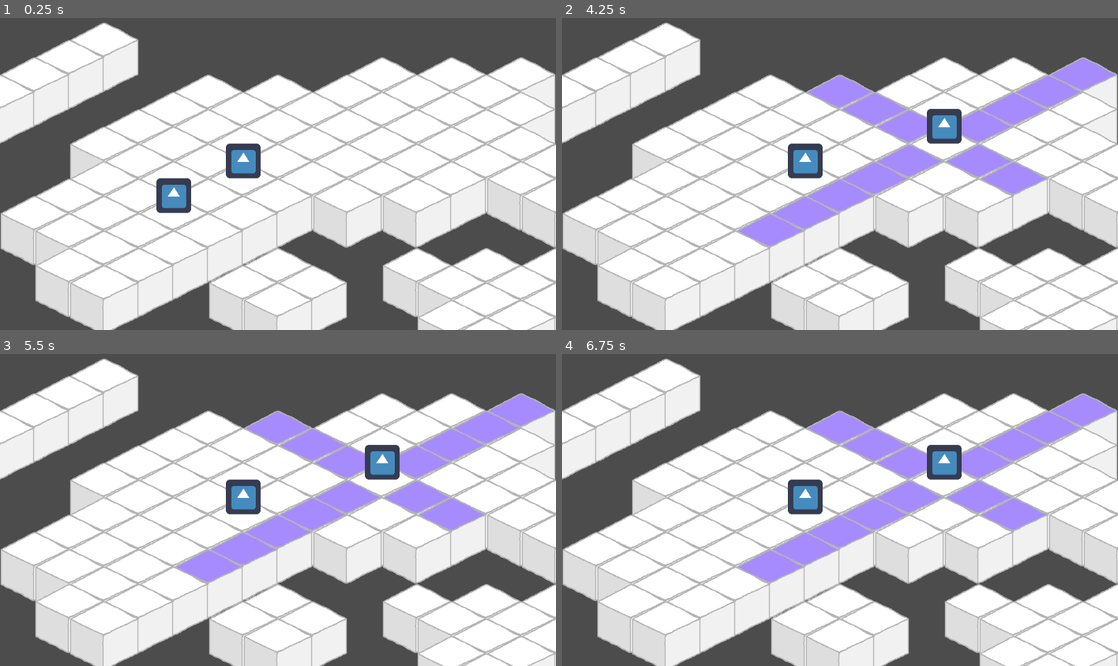
Above: before the commit, frames 1-4 (two rows, left to right).
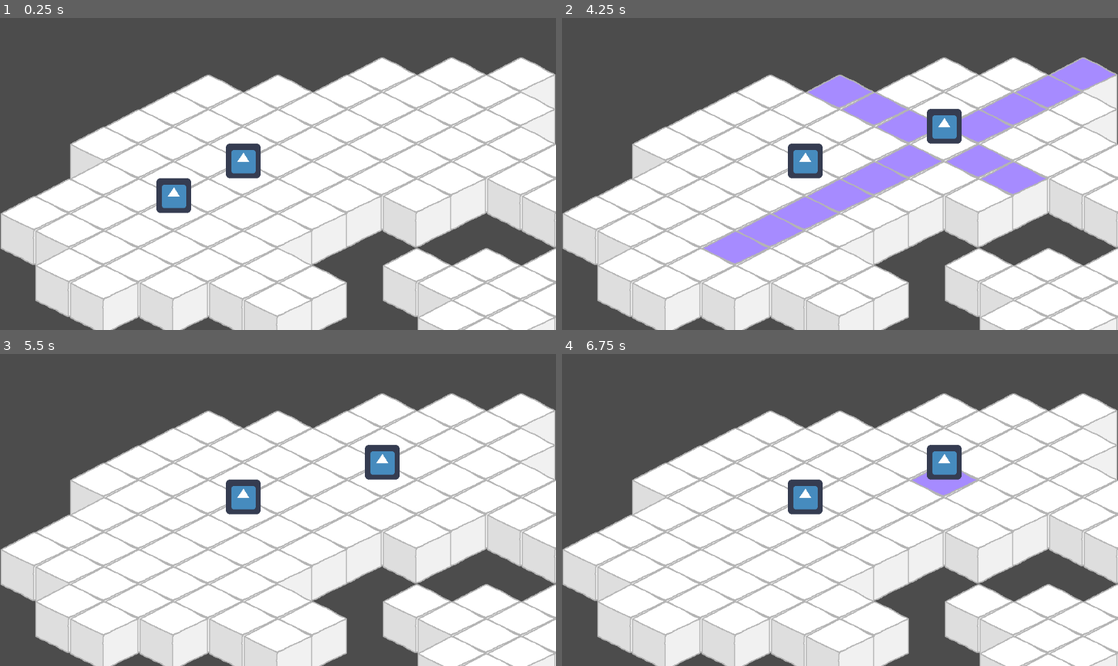
Above: after the commit, the same moments.

Repository: Juanxpeke/GD-GO2022
Game: Godot game, scene res://Tests/TileMapTest.tscn
The game is run twice, just before and just after one commit, with the same random seed, the same clock (stepped at 60 frames per second) and the same inputs. The engine's default icon, where the game draws it, is replaced by a stand-in: a white triangle on a blue panel in a dark square.
Inputs (mouse positions are in pixels of both pictures, inside the frame that each line leads up to):
- Up to frame 1 (0.25 s): no input
- Up to frame 2 (4.25 s): tap Enter at 0.5, 3.5 s; move the mouse to (962, 152) at 0.52 s; press the mouse at (962, 152) at 0.53 s; hold D (move_right) 0.53-1.28 s; move the mouse to (728, 183) at 1.27 s; release the mouse at (728, 183) at 1.28 s; hold S (move_down) 1.28-2.03 s; click (728, 183) at 1.35 s; move the mouse to (895, 96) at 2.02 s; press the mouse at (895, 96) at 2.03 s; hold D (move_right) 2.03-2.78 s; tap Space at 2.75 s; move the mouse to (812, 233) at 2.77 s; release the mouse at (812, 233) at 2.78 s; hold W (move_up) 2.78-3.53 s; click (812, 233) at 2.85 s; move the mouse to (1006, 217) at 3.52 s; press the mouse at (1006, 217) at 3.53 s; hold A (move_left) from 3.53 s (still down); tap Escape (ui_cancel) at 4.15 s
- Up to frame 3 (5.5 s): move the mouse to (111, 453) at 4.27 s; release the mouse at (111, 453) at 4.28 s; click (111, 453) at 4.35 s; tap Space at 5 s; move the mouse to (305, 503) at 5.02 s; release A (move_left) at 5.03 s; press the mouse at (305, 503) at 5.03 s; hold S (move_down) from 5.03 s (still down)
- Up to frame 4 (6.75 s): tap Enter at 5.75 s; move the mouse to (756, 422) at 5.77 s; release S (move_down) at 5.78 s; release the mouse at (756, 422) at 5.78 s; hold D (move_right) 5.78-6.53 s; click (756, 422) at 5.85 s; tap Space at 6.5 s; move the mouse to (962, 488) at 6.52 s; press the mouse at (962, 488) at 6.53 s; hold W (move_up) from 6.53 s (still down)

The runs differ from the first frame. In frame 1, 7.8% of the frame differs, in the area x 0-63%, y 1-100%; in frame 2, 8.4%; in frame 3, 16%; in frame 4, 17%, in the area x 0-100%, y 1-100%.

Commit message:
Implemented basic line drawing
Used Bresenham's line algorithm for spell  cells drawing, but it doesn't work totally, as it does not cover obstacles diagonal limitation

Diff:
--- a/Tests/Game.gd
+++ b/Tests/Game.gd
@@ -2,6 +2,8 @@
 
 onready var board : AStarTileMap = $GameBoard
 onready var player = $GameBoard/Player
+
+export var spell_packed_scene : PackedScene
 
 var last_cell : Vector2
 var player_movement_points := 6
@@ -11,34 +13,22 @@
 
 var spell_active := false
 
-class Spell:
-	var action_points_cost : int
-	var base_range : int
-
-	func _init(action_points_cost : int, base_range : int):
-		self.action_points_cost = action_points_cost
-		self.base_range = base_range
-
-	func get_cell_mapping(action_range : int) -> Array:
-		assert(action_range >= 0, "Error: Spell range is ")
-		if action_range == 0:
-			return []
-		else:
-			return [Vector2(0, action_range), Vector2(action_range, 0), Vector2(-action_range, 0), Vector2(0, -action_range)]
-
-
 func _process(delta):
 	var target_cell := board.get_cell_origin(get_viewport().get_mouse_position())
 
 	if target_cell != last_cell:
 		last_cell = target_cell
 		board.hide_movement_path()
+		board.hide_spell_cells()
 
 		var cells_path := board.get_cells_path(player.global_position, target_cell)
+		var cells_line := board.get_cells_line(player.global_position, target_cell)
 
 		if cells_path.size() > 0 and cells_path.size() - 1 <= player_movement_points and walking_path.size() == 0:
 			movement_path = cells_path.slice(1, cells_path.size() - 1)
 			board.show_movement_path(movement_path)
+			print("==========\nCells line : \n" + str(cells_line) + "\n==========")
+			board.show_line(cells_line)
 		else:
 			movement_path = []
 
@@ -63,9 +53,14 @@
 
 	if event.is_action_pressed("ui_cancel"):
 		if not spell_active:
-			var spell = Spell.new(5, 5)
+			var spell = spell_packed_scene.instance()
 			board.show_spell_cells(spell, player.global_position)
 			spell_active = true
 		else:
 			board.hide_spell_cells()
 			spell_active = false
+
+	if event.is_action_pressed("move_down"):
+		print("Line:")
+		print(board.get_cells_line(Vector2(0,0), Vector2(320, 64)))
+		print("")
--- /dev/null
+++ b/Tests/Spells/LaserBeam.gd
@@ -0,0 +1 @@
+extends Spell
--- /dev/null
+++ b/Tests/Spells/LaserBeam.tscn
@@ -0,0 +1,10 @@
+[gd_scene load_steps=3 format=2]
+
+[ext_resource path="res://Tests/Spells/Spell.tscn" type="PackedScene" id=1]
+[ext_resource path="res://Tests/Spells/LaserBeam.gd" type="Script" id=2]
+
+[node name="LaserBeam" instance=ExtResource( 1 )]
+script = ExtResource( 2 )
+spell_name = "Laser Beam"
+spell_action_points = 3
+spell_range = 6
--- /dev/null
+++ b/Tests/Spells/Spell.gd
@@ -0,0 +1,23 @@
+extends AnimatedSprite
+class_name Spell
+
+export var spell_name : String = 'Spell'
+export var spell_action_points : int = 0
+export var spell_range : int = 0
+export var spell_icon_image : StreamTexture
+export var spell_sound : AudioStream
+
+# Called when the node enters the scene tree for the first time.
+func _ready():
+	pass # Replace with function body.
+
+# Gets the range cells of the spell in a given range index.
+func get_range_cells(range_index : int) -> Array:
+	assert(range_index >= 0, "Error: Spell range index must be equal or greater than 0.")
+	if range_index == 0:
+		return []
+	else:
+		return [Vector2(0,  range_index),
+				Vector2( range_index, 0),
+				Vector2(-range_index, 0),
+				Vector2(0, -range_index)]
--- /dev/null
+++ b/Tests/Spells/Spell.tscn
@@ -0,0 +1,16 @@
+[gd_scene load_steps=4 format=2]
+
+[ext_resource path="res://Tests/Spells/Spell.gd" type="Script" id=1]
+[ext_resource path="res://icon.png" type="Texture" id=2]
+
+[sub_resource type="SpriteFrames" id=1]
+animations = [ {
+"frames": [ ExtResource( 2 ) ],
+"loop": true,
+"name": "default",
+"speed": 5.0
+} ]
+
+[node name="Spell" type="AnimatedSprite"]
+frames = SubResource( 1 )
+script = ExtResource( 1 )
--- a/Tests/TileMap.gd
+++ b/Tests/TileMap.gd
@@ -2,14 +2,7 @@
 class_name AStarTileMap
 
 # Wrapper class for TileMap class. It adds new basic functionalities and also
-# allows the user to draw shapes in it. The definitions adopted for using this
-# class are the following:
-#
-# 1) The tilemap has infinite cells, and a finite amount of cells that are used.
-# 2) Each cell can be defined with an ID, a cartesian coordinate, a position
-#	contained in the cell, or the origin position of the cell.
-# 3) Methods will be defined following these concepts, for example, there could
-#	be a method 'get_cell_id_by_cor', which returns 0 if  (0, 0) is given.
+# allows the user to draw shapes in it.
 
 const DIRECTIONS := [Vector2.RIGHT, Vector2.UP, Vector2.LEFT, Vector2.DOWN]
 
@@ -74,9 +67,75 @@
 	return cell_origins
 
 # Returns an array with the origin positions of cells in a certain path.
-func get_cells_path(start_origin: Vector2, end_origin: Vector2) -> Array:
+func get_cells_path(start_origin : Vector2, end_origin : Vector2) -> Array:
 	if not has_cell(start_origin) or not has_cell(end_origin): return []
 	return astar.get_point_path(get_cell_id(start_origin), get_cell_id(end_origin)) as Array
+
+func get_cells_line_low(x0 : int, y0 : int, x1 : int, y1 : int) -> Array:
+	var cells_line = []
+	var dx = x1 - x0
+	var dy = y1 - y0
+	var yi = 1
+	if dy < 0:
+		yi = -1
+		dy = -dy
+
+	var D = (2 * dy) - dx
+	var y = y0
+
+	for x in range(x0, x1 + 1):
+		cells_line.append(Vector2(x, y))
+		if D > 0:
+			y = y + yi
+			D = D + (2 * (dy - dx))
+		else:
+			D = D + 2*dy
+
+	return cells_line
+
+func get_cells_line_high(x0 : int, y0 : int, x1 : int, y1 : int) -> Array:
+	var cells_line = []
+	var dx = x1 - x0
+	var dy = y1 - y0
+	var xi = 1
+	if dx < 0:
+		xi = -1
+		dx = -dx
+
+	var D = (2 * dx) - dy
+	var x = x0
+
+	for y in range(y0, y1 + 1):
+		cells_line.append(Vector2(x, y))
+		if D > 0:
+			x = x + xi
+			D = D + (2 * (dx - dy))
+		else:
+			D = D + 2*dx
+
+	return cells_line
+
+# Returns an array with the coordiantes of cells in the discrete line from
+# start_origin to end_origin.
+func get_cells_line(start_origin : Vector2, end_origin : Vector2) -> Array:
+	var start_coord := get_cell_coord(start_origin)
+	var end_coord := get_cell_coord(end_origin)
+
+	var x0 := start_coord[0]
+	var y0 := start_coord[1]
+	var x1 := end_coord[0]
+	var y1 := end_coord[1]
+
+	if abs(y1 - y0) < abs(x1 - x0):
+		if x0 > x1:
+			return get_cells_line_low(x1, y1, x0, y0)
+		else:
+			return get_cells_line_low(x0, y0, x1, y1)
+	else:
+		if y0 > y1:
+			return get_cells_line_high(x1, y1, x0, y0)
+		else:
+			return get_cells_line_high(x0, y0, x1, y1)
 
 
 # Returns true if the correspondent cell is used, false otherwise.
@@ -131,13 +190,27 @@
 		var cell_coord := get_cell_coord(cell_origin)
 		movement_board.set_cellv(cell_coord, Tiles.MOVEMENT_TILE)
 
-func show_spell_cells(spell, origin : Vector2) -> void:
-	var used_cells = get_used_cells()
-	for action_range in spell.base_range + 1:
-		for cell_coord in spell.get_cell_mapping(action_range):
-			cell_coord += get_cell_coord(origin)
+func show_line(cells_coords : Array) -> void:
+	for cell_coord in cells_coords:
+		spells_board.set_cellv(cell_coord, Tiles.SPELL_RANGE_TILE)
+
+
+
+func show_spell_cells(spell : Spell, origin : Vector2) -> void:
+	var used_cells := get_used_cells()
+
+
+	for action_range in spell.spell_range + 1:
+		for cell_coord in spell.get_range_cells(action_range):
+			var origin_coord = get_cell_coord(origin)
+			cell_coord += origin_coord
+			var line_cells = get_line(origin_coord, cell_coord)
+
 			if cell_coord in used_cells:
 				spells_board.set_cellv(cell_coord, Tiles.SPELL_RANGE_TILE)
+
+func get_line(origin, cell_coord):
+	pass
 
 func hide_spell_cells() -> void:
 	spells_board.clear()
--- a/Tests/TileMapTest.tscn
+++ b/Tests/TileMapTest.tscn
@@ -1,6 +1,7 @@
-[gd_scene load_steps=6 format=2]
+[gd_scene load_steps=7 format=2]
 
 [ext_resource path="res://Assets/Tilesets/DrawnTileset/DrawnTileset.tres" type="TileSet" id=1]
+[ext_resource path="res://Tests/Spells/LaserBeam.tscn" type="PackedScene" id=2]
 [ext_resource path="res://icon.png" type="Texture" id=3]
 [ext_resource path="res://Tests/TileMap.gd" type="Script" id=4]
 [ext_resource path="res://Tests/Game.gd" type="Script" id=5]
@@ -15,13 +16,14 @@
 
 [node name="Game" type="Node2D"]
 script = ExtResource( 5 )
+spell_packed_scene = ExtResource( 2 )
 
 [node name="GameBoard" type="TileMap" parent="."]
 mode = 1
 tile_set = ExtResource( 1 )
 cell_size = Vector2( 128, 64 )
 format = 1
-tile_data = PoolIntArray( -393207, 0, 0, -327672, 0, 0, -327 …(276 unchanged characters)… , 0, -131062, 0, 0, -131061, 0, 0, -65534, 0, 0, -65531, 0, 0, -65530, 0, 0, -65529, 0, 0, -65528, 0, 0, -65527, 0, 0, -65526, 0, 0, -65525, 0, 0, -65521, 0, 0, 2, 0, 0, 5, 0, 0, 6, 0, 0, 7, 0, 0, 8, 0, 0, 9, 0, 0, 10, 0, 0, 14, 0, 0, 15, 0, 0, 16, 0, 0, 65538, 0, 0, 65541, 0, 0, 65542, 0, 0, 65543, 0, 0, 65544, 0, 0, 65545, 0, 0, 65549, 0, 0, 65550, 0, 0, 65551, 0, 0, 65552, 0, 0, 131074, 0, 0, 131077, 0, 0, 131078, 0, 0, 131079, 0, 0, 131080, 0, 0, 131081, 0, 0, 131087, 0, 0, 131088, 0, 0, 196614, 0, 0, 196615, 0, 0, 196616, 0, 0, 196617, 0, 0, 196619, 0, 0, 196620, 0, 0, 262150, 0, 0, 262151, 0, 0, 262152, 0, 0, 262153, 0, 0, 262155, 0, 0, 262156, 0, 0, 327686, 0, 0, 327687, 0, 0, 327688, 0, 0, 327689, 0, 0, 393224, 0, 0, 393225, 0, 0 )
+tile_data = PoolIntArray( -393207, 0, 0, -327672, 0, 0, -327 …(276 unchanged characters)… , 0, -131062, 0, 0, -131061, 0, 0, -65531, 0, 0, -65530, 0, 0, -65529, 0, 0, -65528, 0, 0, -65527, 0, 0, -65526, 0, 0, -65525, 0, 0, -65521, 0, 0, 5, 0, 0, 6, 0, 0, 7, 0, 0, 8, 0, 0, 9, 0, 0, 10, 0, 0, 14, 0, 0, 15, 0, 0, 16, 0, 0, 65541, 0, 0, 65542, 0, 0, 65543, 0, 0, 65544, 0, 0, 65545, 0, 0, 65546, 0, 0, 65549, 0, 0, 65550, 0, 0, 65551, 0, 0, 65552, 0, 0, 131077, 0, 0, 131078, 0, 0, 131079, 0, 0, 131080, 0, 0, 131081, 0, 0, 131082, 0, 0, 131087, 0, 0, 131088, 0, 0, 196614, 0, 0, 196615, 0, 0, 196616, 0, 0, 196617, 0, 0, 196618, 0, 0, 196619, 0, 0, 196620, 0, 0, 262150, 0, 0, 262151, 0, 0, 262152, 0, 0, 262153, 0, 0, 262154, 0, 0, 262155, 0, 0, 262156, 0, 0, 327686, 0, 0, 327687, 0, 0, 327688, 0, 0, 327689, 0, 0, 327690, 0, 0, 393224, 0, 0, 393225, 0, 0 )
 script = ExtResource( 4 )
 
 [node name="MovementBoard" type="TileMap" parent="GameBoard"]
--- a/project.godot
+++ b/project.godot
@@ -18,10 +18,16 @@
 "class": "Entity",
 "language": "GDScript",
 "path": "res://Entity.gd"
+}, {
+"base": "AnimatedSprite",
+"class": "Spell",
+"language": "GDScript",
+"path": "res://Tests/Spells/Spell.gd"
 } ]
 _global_script_class_icons={
 "AStarTileMap": "",
-"Entity": ""
+"Entity": "",
+"Spell": ""
 }
 
 [application]
